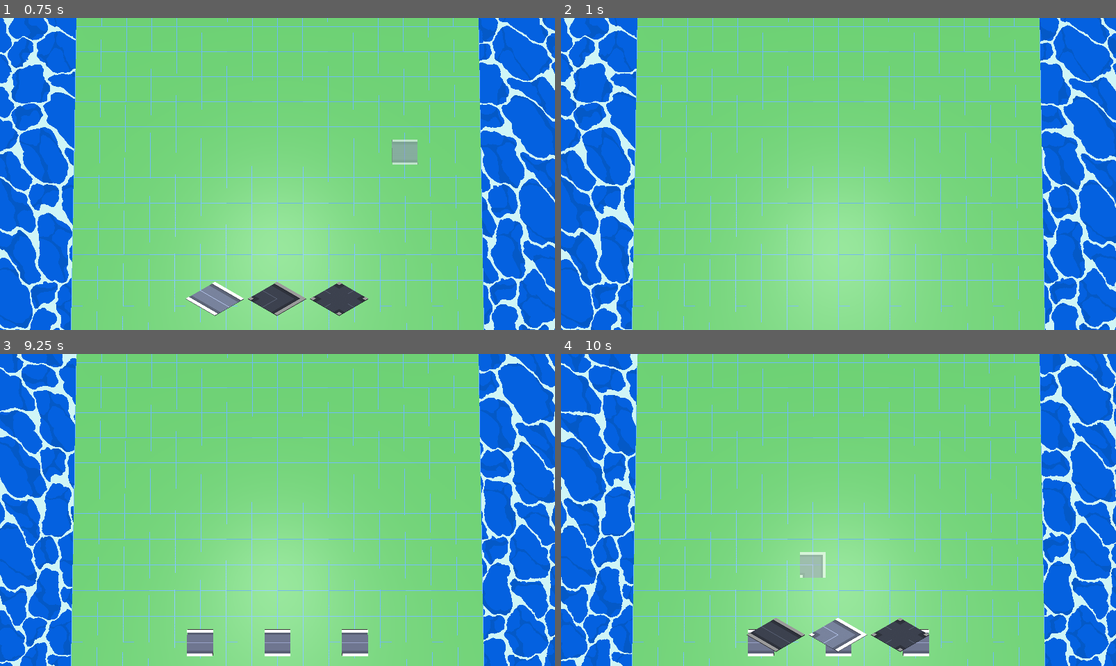
Above: before the commit, frames 1-4 (two rows, left to right).
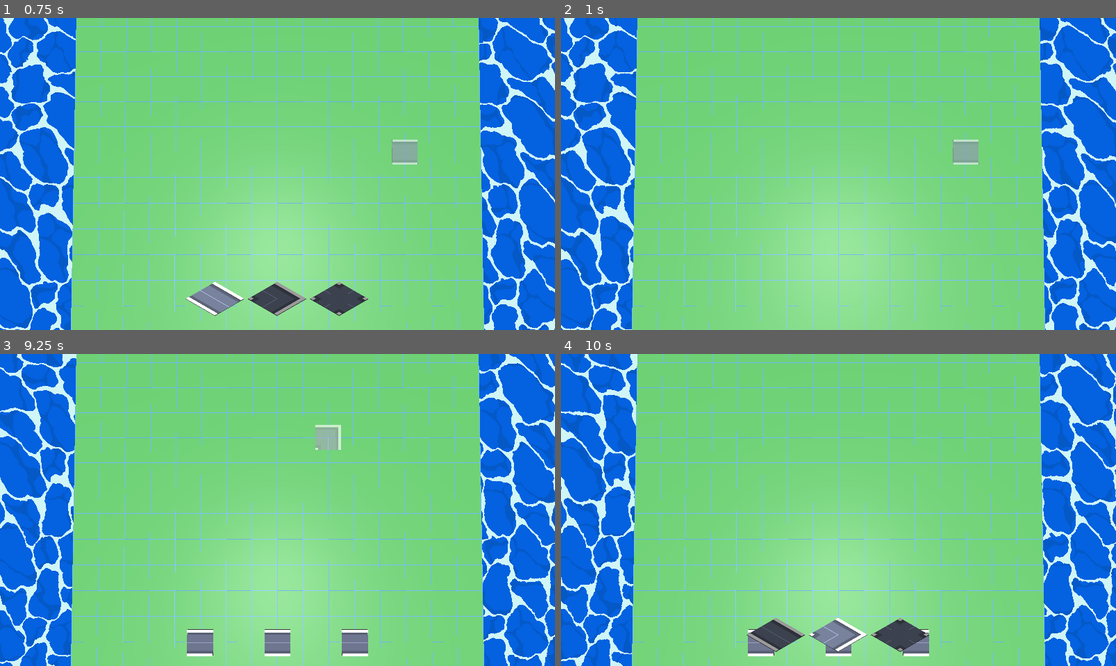
Above: after the commit, the same moments.

Repository: hammeredzombie/idle-city
Game: Godot game, scene res://scenes/world.tscn
Same seed, same stepped clock (60 frames per second), same inputs: the game is played once before the commit and once after it.
Inputs (mouse positions are in pixels of both pictures, inside the frame that each line leads up to):
- Up to frame 1 (0.75 s): move the mouse to (399, 158) at 0.52 s; hold B (road_build) from 0.53 s (still down)
- Up to frame 2 (1 s): keep holding B (road_build); tap X (road_delete) at 0.8 s
- Up to frame 3 (9.25 s): move the mouse to (166, 525) at 1.27 s; release B (road_build) at 1.28 s; tap X (road_delete) at 1.35, 9.05 s; tap B (road_build) at 1.55 s; click (216, 634) at 2 s; click (277, 634) at 2.75 s; click (338, 634) at 3.5 s; click (216, 634) at 4.25 s; click (277, 634) at 5 s; click (338, 634) at 5.75 s; click (216, 634) at 6.5 s; click (277, 634) at 7.25 s; click (338, 634) at 8 s; move the mouse to (333, 441) at 8.77 s; hold 2 (build_bend) from 8.78 s (still down)
- Up to frame 4 (10 s): move the mouse to (810, 572) at 9.52 s; release 2 (build_bend) at 9.53 s; tap 3 (build_intersection) at 9.6 s; tap B (road_build) at 9.8 s

Frame 1 is identical in both runs. In frame 2, 0.4% of the frame differs, in the area x 70-76%, y 38-47%; in frame 3, 0.4%; in frame 4, 0.4%, in the area x 43-48%, y 63-72%.

Commit message:
finishes delete mode refactor [TODO add bulldozer icon]

Diff:
--- a/scenes/road.gd
+++ b/scenes/road.gd
@@ -198,8 +198,8 @@
 		_is_building = !_is_building
 		ui.visible = _is_building
 		_is_deleting_mode = false
+		_curr_cell = _get_cell_under_mouse()
 		if not _is_building:
-			_curr_cell = _get_cell_under_mouse()
 			_remove_preview(_curr_cell)
 			_preview_active = false
 			return
@@ -208,10 +208,10 @@
 		_is_deleting_mode = !_is_deleting_mode
 		ui.visible = false
 		_is_building = false
+		_curr_cell = _get_cell_under_mouse()
 		if not _is_deleting_mode:
-			_curr_cell = _get_cell_under_mouse()
 			_remove_preview(_curr_cell)
-			_delete_active = false
+			_preview_active = false
 			return
 
 	if _is_building:
@@ -251,59 +251,62 @@
 			_is_deleting = false
 
 func _process(_delta: float) -> void:
-	if not _is_building:
+	# If neither mode is active, clear any leftover preview and bail.
+	if not _is_building and not _is_deleting_mode:
 		if _preview_active:
 			_remove_preview(_preview_cell)
 			_preview_active = false
 		return
-	# Preview build tile
-	if _is_building and not _is_placing:
-		var next_cell: Vector3i = _get_cell_under_mouse()
-		# if we moved to a different cell, remove the old preview
-		if _preview_active and next_cell != _preview_cell:
-			_remove_preview(_preview_cell)
-			_preview_active = false
-		# show preview on the current hover cell (first time or moved)
-		if not _preview_active or next_cell != _preview_cell:
-			_preview_tile(next_cell)
-			_preview_cell = next_cell
-			_preview_active = true
-	# Drag to place
-	if _is_building and _is_placing:
-		var next_cell: Vector3i = _get_cell_under_mouse()
-		# clear any hover preview while dragging
-		if _preview_active:
-			_remove_preview(_preview_cell)
-			_preview_active = false
-		# act only when the cell changes
-		if next_cell != _curr_cell:
-			_curr_cell = next_cell
-			if _is_placing:
+
+	# =========================
+	# Build mode (hover + drag)
+	# =========================
+	if _is_building:
+		# Hover preview (only when not dragging)
+		if not _is_placing:
+			var next_cell: Vector3i = _get_cell_under_mouse()
+			if _preview_active and next_cell != _preview_cell:
+				_remove_preview(_preview_cell)
+				_preview_active = false
+			if not _preview_active or next_cell != _preview_cell:
+				_preview_tile(next_cell)
+				_preview_cell = next_cell
+				_preview_active = true
+		# Drag place
+		if _is_placing:
+			var next_cell: Vector3i = _get_cell_under_mouse()
+			if _preview_active:
+				_remove_preview(_preview_cell)
+				_preview_active = false
+			if next_cell != _curr_cell:
+				_curr_cell = next_cell
 				_place_tile(_curr_cell)
-	# Preview delete tile
-	if _is_deleting_mode and not _is_deleting:
-		var next_cell: Vector3i = _get_cell_under_mouse()
-		# if we moved to a different cell, remove the old preview
-		if _preview_active and next_cell != _preview_cell:
-			_remove_preview(_preview_cell)
-			_preview_active = false
-		# show preview on the current hover cell (first time or moved)
-		if not _preview_active or next_cell != _preview_cell:
-			_preview_tile(next_cell)
-			_preview_cell = next_cell
-			_preview_active = true
-	# Drag to delete
-	if _is_deleting_mode and _is_deleting:
-		var next_cell: Vector3i = _get_cell_under_mouse()
-		# clear any hover preview while dragging
-		if _preview_active:
-			_remove_preview(_preview_cell)
-			_preview_active = false
-		# act only when the cell changes
-		if next_cell != _curr_cell:
-			_curr_cell = next_cell
-			if _is_deleting:
+		return
+
+	# ==========================
+	# Delete mode (hover + drag)
+	# ==========================
+	if _is_deleting_mode:
+		# Hover delete preview (only when not dragging)
+		if not _is_deleting:
+			var next_cell: Vector3i = _get_cell_under_mouse()
+			if _preview_active and next_cell != _preview_cell:
+				_remove_preview(_preview_cell)
+				_preview_active = false
+			if not _preview_active or next_cell != _preview_cell:
+				_preview_tile(next_cell) # will place delete preview if something exists there
+				_preview_cell = next_cell
+				_preview_active = true
+		# Drag delete
+		if _is_deleting:
+			var next_cell: Vector3i = _get_cell_under_mouse()
+			if _preview_active:
+				_remove_preview(_preview_cell)
+				_preview_active = false
+			if next_cell != _curr_cell:
+				_curr_cell = next_cell
 				_delete_tile(_curr_cell)
+
 
 func _get_cell_under_mouse() -> Vector3i:
 	if camera == null:
@@ -343,22 +346,29 @@
 
 func _preview_tile(cell: Vector3i) -> void:
 	var tile_item_index = get_cell_item(cell)
-	if _is_building and tile_item_index == -1: # only preview on empty tiles
+	var tile_item_orientation = get_cell_item_orientation(cell)
+	_tile_to_delete[0] = tile_item_index
+	_tile_to_delete[1] = tile_item_orientation
+	if _is_building and tile_item_index == -1: # preview on empty tiles
 		set_cell_item(cell, meshes[_get_tile_preview_index(_curr_tile)], get_orthogonal_index_from_basis(_curr_orientation))
-	if _is_deleting_mode:
-		_tile_to_delete[0] = tile_item_index
-		_tile_to_delete[1] = get_cell_item_orientation(cell)
+	if _is_building and tile_item_index != meshes[_curr_tile]: # preview on different tiles
+		set_cell_item(cell, meshes[_get_tile_preview_index(_curr_tile)], get_orthogonal_index_from_basis(_curr_orientation))
+	if _is_building and tile_item_index == meshes[_curr_tile] and tile_item_orientation != get_orthogonal_index_from_basis(_curr_orientation): # preview on different orientation
+		set_cell_item(cell, meshes[_get_tile_preview_index(_curr_tile)], get_orthogonal_index_from_basis(_curr_orientation))
+
+
+	if _is_deleting_mode and tile_item_index != -1:
 		set_cell_item(cell, meshes[MESH_INDEX.tile_delete_preview])
 
 func _remove_preview(cell: Vector3i) -> void:
-	# only remove if a preview tile
 	var meshLibraryIndex = get_cell_item(cell)
+	if meshLibraryIndex == -1:
+		return
 	var previewIndex = meshes.find(meshLibraryIndex)
-	# remove build preview
-	if previewIndex % 2 == 1: # preview tiles are odd indexed
-		set_cell_item(cell, -1, 0)
-	# remove delete preview
-	if previewIndex == MESH_INDEX.tile_delete_preview:
+	if previewIndex == -1:
+		return
+	# Remove odd index preview tiles or delete preview
+	if previewIndex % 2 == 1 or previewIndex == MESH_INDEX.tile_delete_preview  : # preview tiles are odd indexed
 		set_cell_item(cell, _tile_to_delete[0], _tile_to_delete[1])
 
 func _get_tile_preview_index(index: int) -> int:
@@ -427,4 +437,3 @@
 			set_process_input(false)
 			return
 		meshes.push_back(meshIndex)
-	print(meshes)
